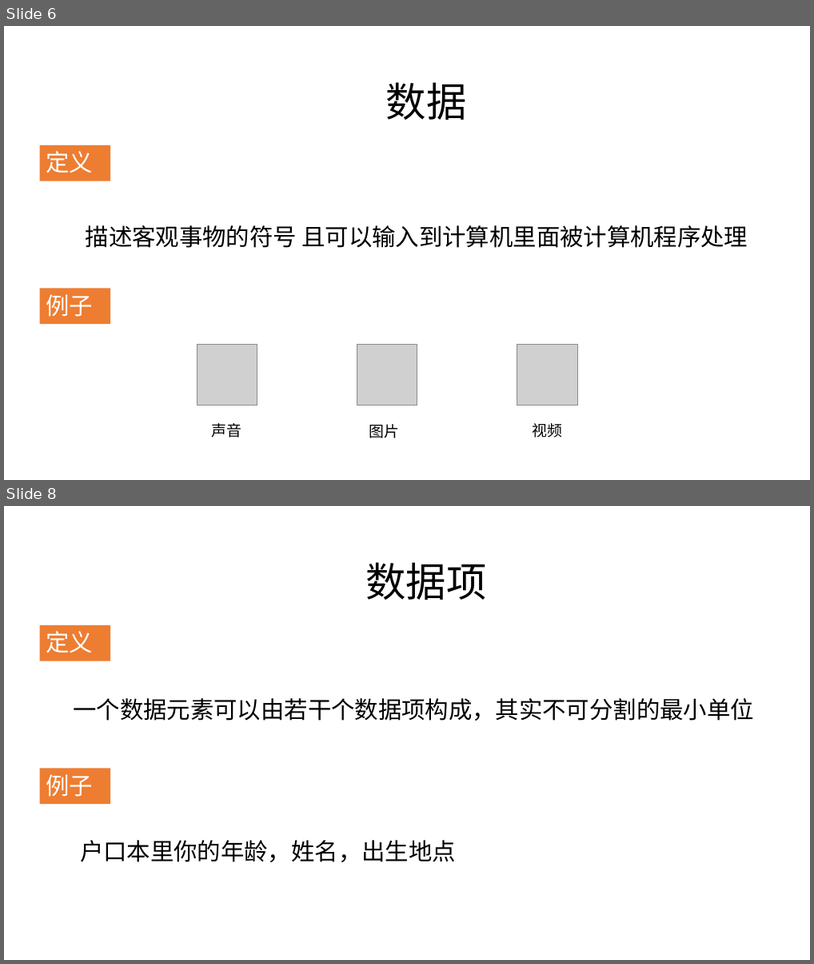
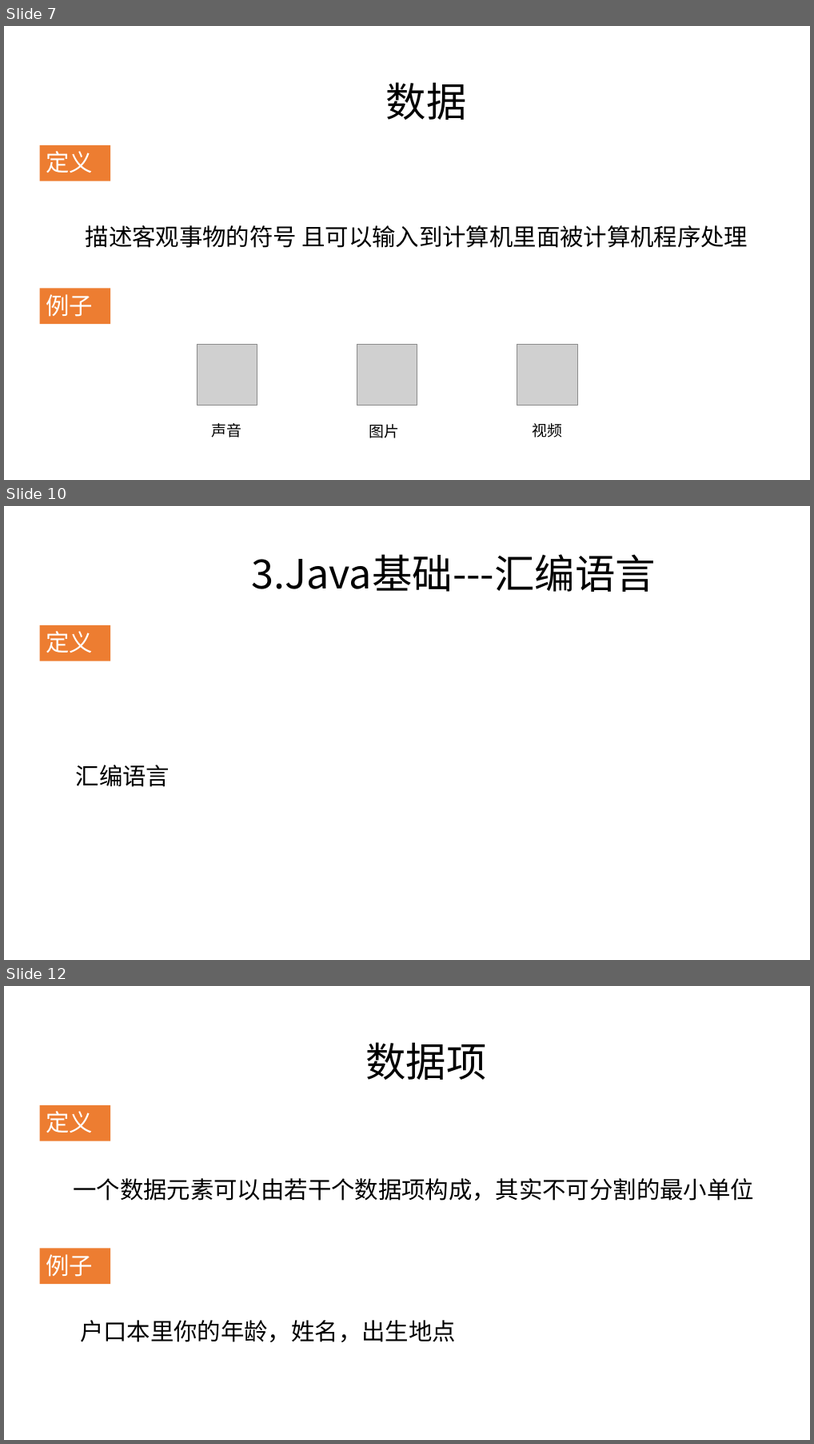
Before and after one commit to zjyesir/hmc_java_1, a slide deck: 1.1绪论.pptx. Shown one above the other, each under a label of ours: slides 6 and 8 before the commit, slides 7, 10 and 12 after it; the slides between them are not shown. The pictures are 814x964 and 814x1444 pixels, drawn with LibreOffice and Linux fonts; fonts in the diff are those of the drawing; grey boxes stand for pictures; background and template pictures are left out. Boxes give left, top, right and bottom in pixels: in the first picture for what was removed or moved away, otherwise in the second. Text is boxed around its words. In the diff, an @@ line names an element or a change of style, - is before the commit and + after.

```diff
--- a/1.1绪论.pptx
+++ b/1.1绪论.pptx
@@ slide 10 added at [4,506,810,960], background picture (left out) @@
@@ text added at [251,554,656,592], 48 pt, text #000000 @@
+3.Java基础---汇编语言
@@ rectangle added at [40,625,110,661], fill #ED7D31, 28 pt, text #FFFFFF @@
+定义
@@ text added at [76,764,170,787], 28 pt, text #000000 @@
+汇编语言
@@ what was slide 6 is now slide 7 @@
@@ what was slide 8 is now slide 12 @@
```
Also in this commit, not shown: 7 other slides added, 4 slides removed, 1 other file.
